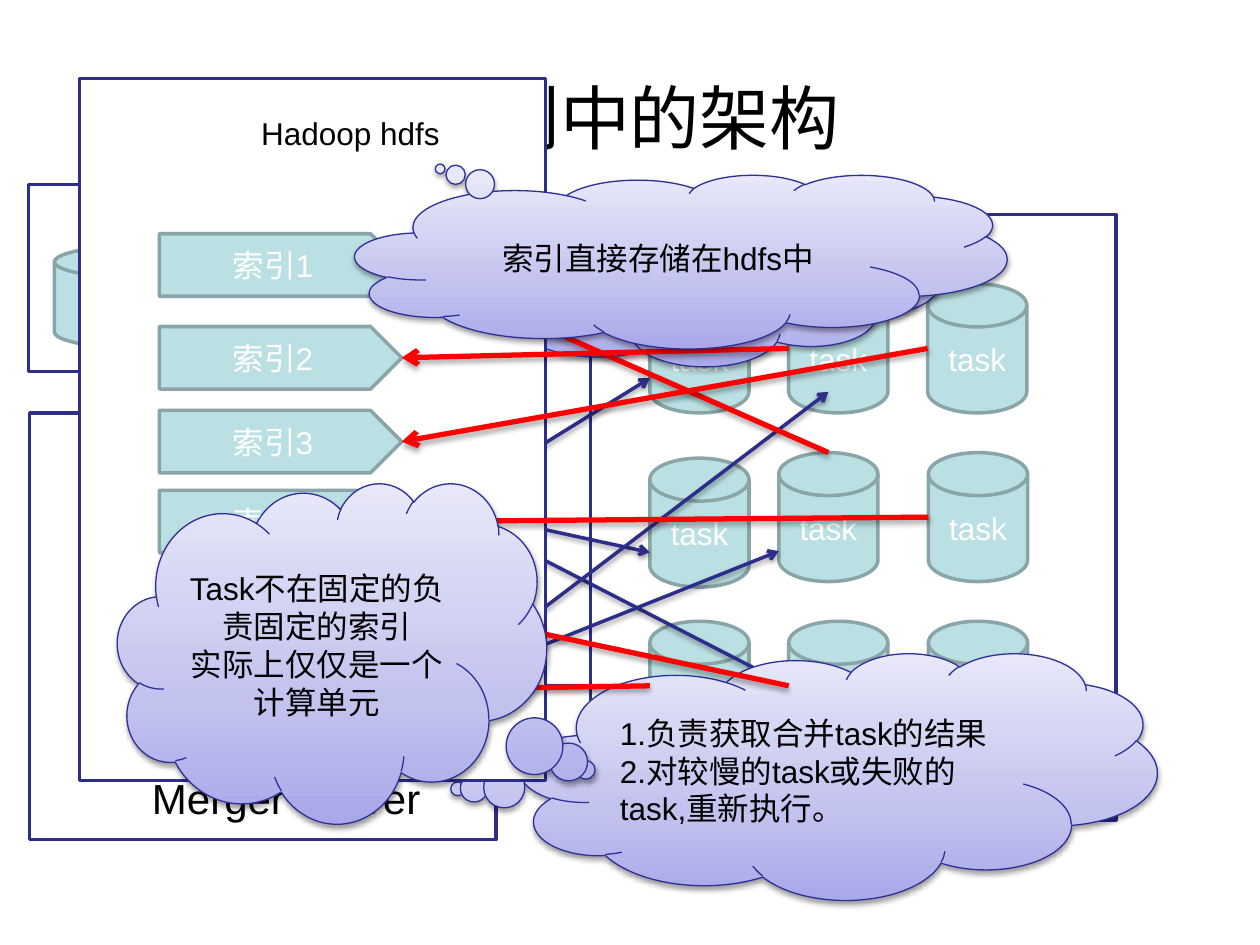
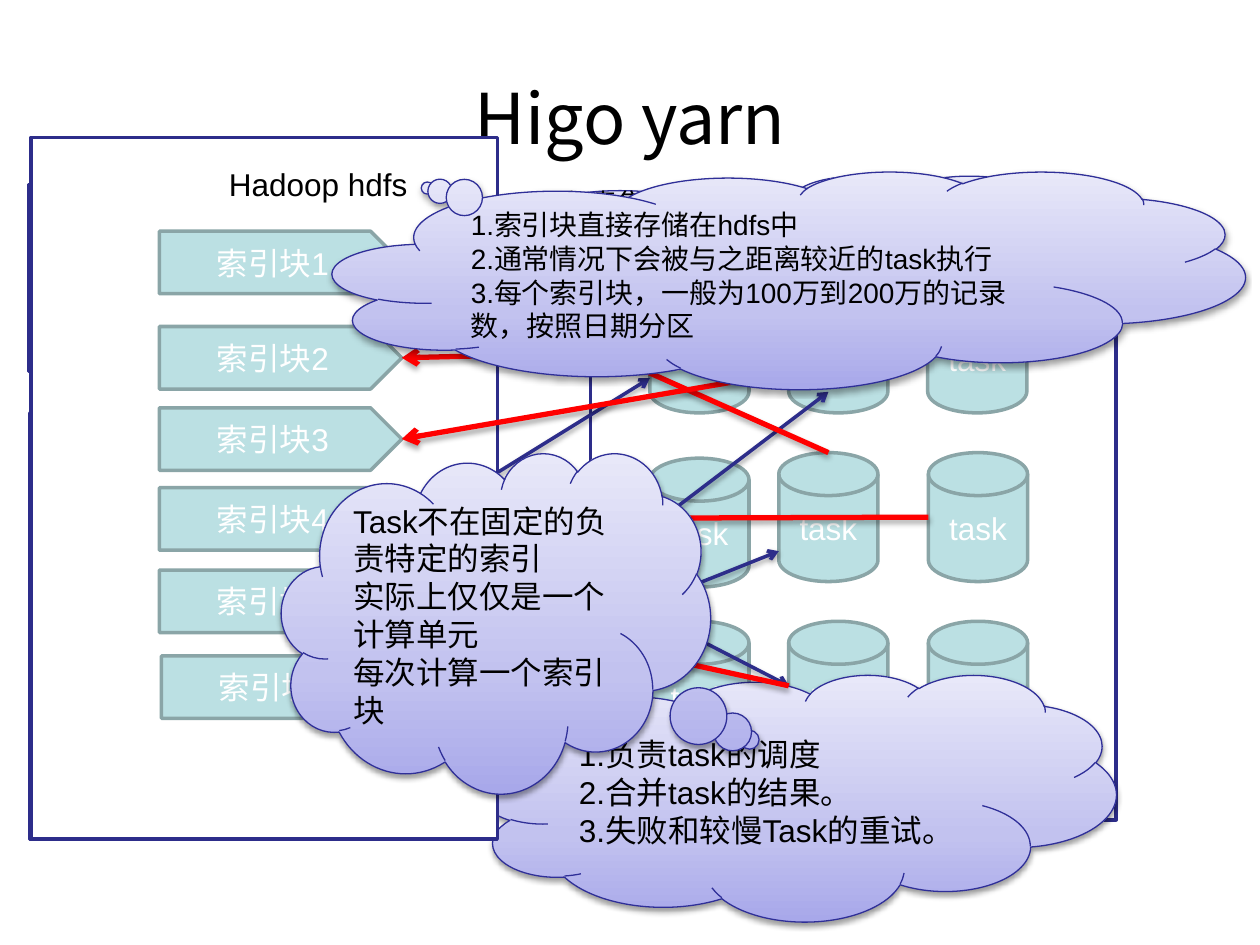
Before and after one commit to muyannian/higo, a slide deck: slide 19 of doc/higo.pptx (slide 20 before the commit). Drawn at 1260x945 pixels with LibreOffice and Linux fonts; fonts in the diff are those of the drawing; background and template pictures are left out. Boxes give left, top, right and bottom in pixels: in the first picture for what was removed or moved away, otherwise in the second. Text is boxed around its words. In the diff, an @@ line names an element or a change of style, - is before the commit and + after.

Commit message:
海狗下一版的规划

```diff
--- a/doc/higo.pptx
+++ b/doc/higo.pptx
@@ title at box(475, 89, 785, 161): text changed @@
-规划中的架构
+Higo yarn
@@ rectangle: place and size @@
-rectangle at box(79, 78, 546, 780)
+rectangle at box(32, 137, 498, 839)
@@ text "Hadoop hdfs": place and size @@
-text "Hadoop hdfs" at box(261, 122, 440, 151)
+text "Hadoop hdfs" at box(229, 173, 408, 202)
@@ thought cloud "1.索引块直接存储在hdfs中": place and size @@
-thought cloud "1.索引块直接存储在hdfs中" at box(355, 175, 1008, 349)
+thought cloud "1.索引块直接存储在hdfs中" at box(333, 171, 1245, 389)
@@ thought cloud "1.索引块直接存储在hdfs中" at box(333, 171, 1245, 389): proportions changed @@
@@ thought cloud "负责集群资源的管控": place and size @@
-thought cloud "负责集群资源的管控" at box(459, 202, 940, 367)
+thought cloud "负责集群资源的管控" at box(459, 175, 1116, 340)
@@ text added at box(41, 189, 398, 231), 24 pt, text #000000 @@
+Resource Manager
@@ text in thought cloud at box(562, 186, 949, 320): text changed; size 18 to 16 pt @@
-负责资源的管理
+负责集群资源的管控
+1. Node manager资源分配
+2. 根据索引的存储位置以及tasks的资源情况，分配task
@@ text in thought cloud at box(471, 214, 1006, 339): text changed; size 18 to 16 pt @@
-索引直接存储在hdfs中
+1.索引块直接存储在hdfs中
+2.通常情况下会被与之距离较近的task执行
+3.每个索引块，一般为100万到200万的记录数，按照日期分区
@@ cylinder removed at box(54, 244, 261, 350) @@
-Job tracker
@@ text in pentagon arrow at box(217, 249, 329, 277): text changed @@
-索引1
+索引块1
@@ text in pentagon arrow at box(217, 344, 329, 372): text changed @@
-索引2
+索引块2
@@ arrow moved from (927, 349) - (402, 442) to (927, 349) - (402, 438) @@
@@ text in pentagon arrow at box(217, 425, 329, 453): text changed @@
-索引3
+索引块3
@@ text in thought cloud at box(281, 452, 711, 793): text changed @@
-Task不在固定的负责固定的索引
+Task不在固定的负责特定的索引
@@ thought cloud "Task不在固定的负责特定的索引": place and size @@
-thought cloud "Task不在固定的负责特定的索引" at box(117, 483, 547, 823)
+thought cloud "Task不在固定的负责特定的索引" at box(281, 452, 711, 793)
@@ text in pentagon arrow at box(217, 505, 329, 540): text changed @@
-索引4
+索引块4
@@ text in pentagon arrow at box(217, 581, 329, 622): text changed @@
-索引5
+索引块5
@@ text in thought cloud at box(353, 581, 605, 649): alignment centre to left @@
@@ text in thought cloud at box(353, 657, 605, 725): paragraph added @@
+每次计算一个索引块
@@ text in pentagon arrow at box(219, 667, 331, 708): text changed @@
-索引6
+索引块6
@@ thought cloud "1.负责task的调度": place and size @@
-thought cloud "1.负责task的调度" at box(519, 653, 1157, 900)
+thought cloud "1.负责task的调度" at box(479, 674, 1116, 921)
@@ text in thought cloud at box(579, 741, 954, 845): text changed @@
-1.负责获取合并task的结果
-2.对较慢的task或失败的task,重新执行。
+1.负责task的调度
+2.合并task的结果。
+3.失败和较慢Task的重试。
@@ text at box(264, 776, 430, 823): text changed @@
-Merger Server
+Node Manager
@@ text at box(647, 761, 745, 803): text changed @@
-Slot tasks
+tasks
```
Also in this commit, not shown: 1 other slide changed, 1 slide added, 2 slides removed.
